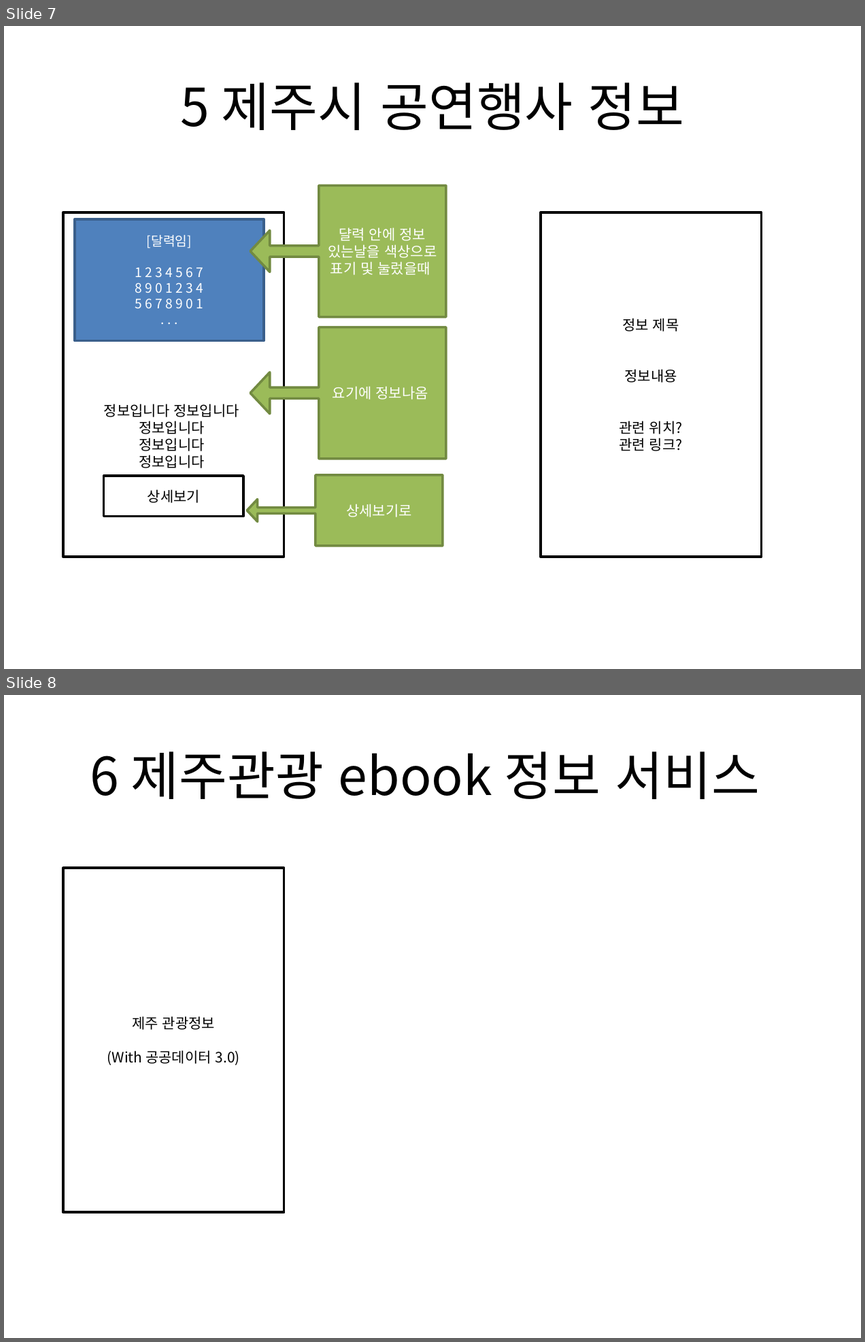
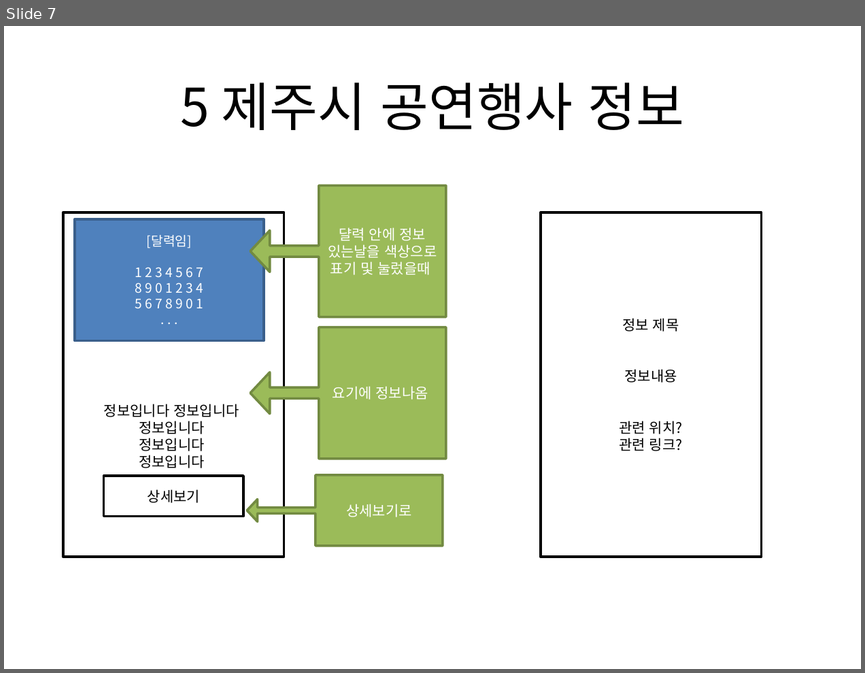
Before and after one commit to Seo-Sang-Eun/test01, a slide deck: Project Info/ui.pptx. Shown one above the other, each under a label of ours: slides 7 and 8 before the commit, slide 7 after it. The pictures are 865x1342 and 865x673 pixels, drawn with LibreOffice and Linux fonts; fonts in the diff are those of the drawing. Boxes give left, top, right and bottom in pixels: in the first picture for what was removed or moved away, otherwise in the second. Text is boxed around its words. In the diff, an @@ line names an element or a change of style, - is before the commit and + after.

Commit message:
관련정보 업데이트
ppt 업데이트
txt -> 엑셀

```diff
--- a/Project Info/ui.pptx
+++ b/Project Info/ui.pptx
@@ slide 8 removed at bbox=[4, 695, 861, 1338], background #FFFFFF @@
@@ title removed at bbox=[90, 751, 759, 799] @@
-6 제주관광 ebook 정보 서비스
@@ rectangle removed at bbox=[63, 868, 284, 1212] @@
-제주 관광정보
-(With 공공데이터 3.0)
```
Also in this commit, not shown: 4 slides changed, 2 other files.
